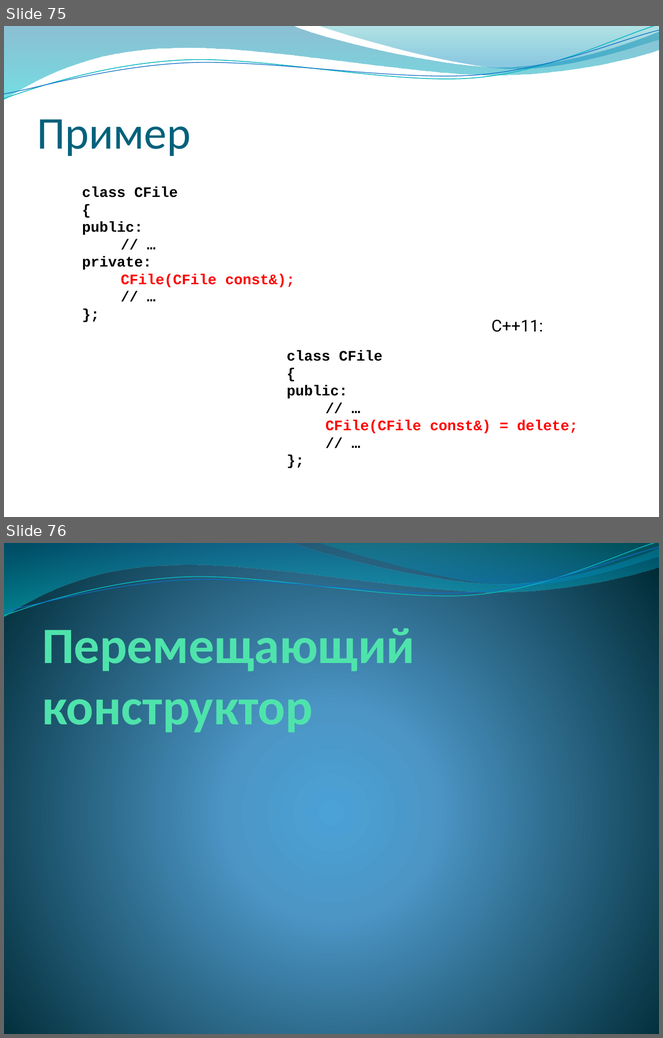
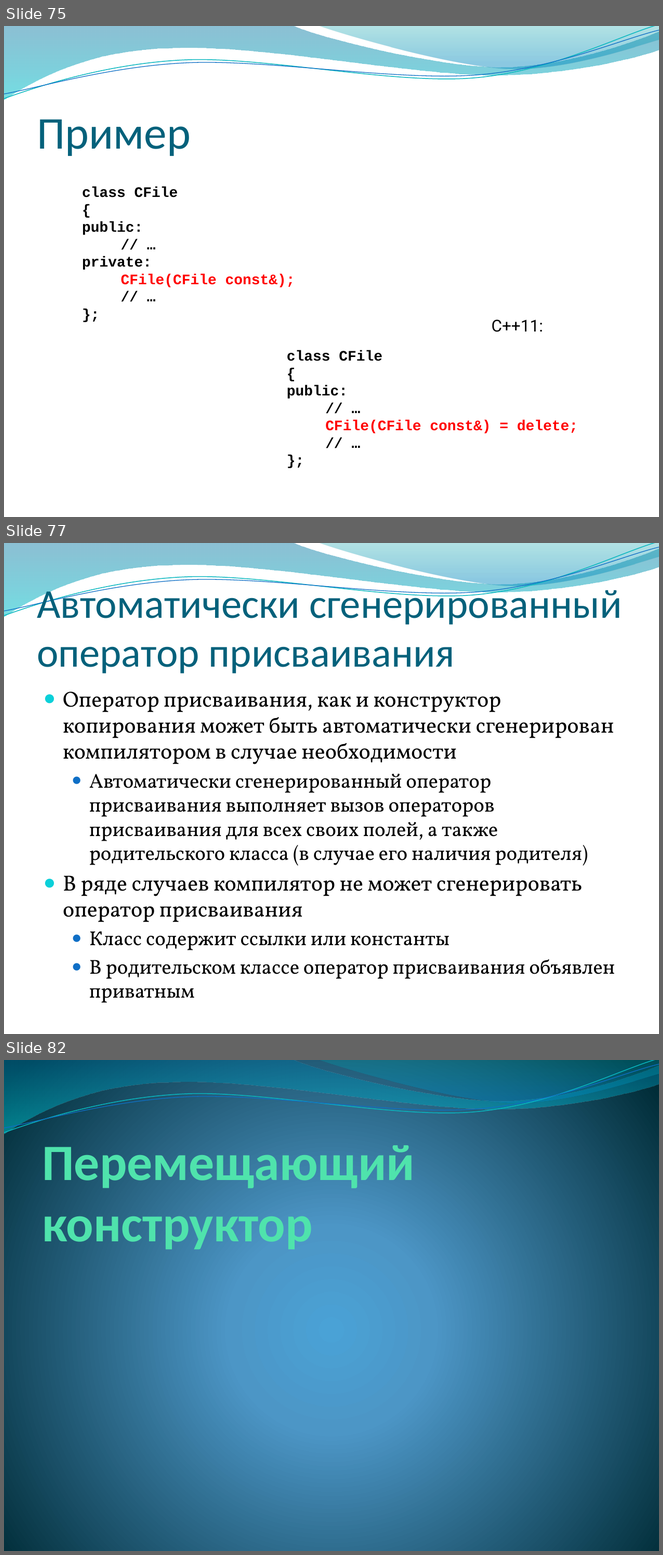
Before and after one commit to alexey-malov/oop, a slide deck: lectures/02/Основы ООП.pptx. Shown one above the other, each under a label of ours: slides 75 and 76 before the commit, slides 75, 77 and 82 after it; the slides between them are not shown. The pictures are 663x1038 and 663x1555 pixels, drawn with LibreOffice and Linux fonts; fonts in the diff are those of the drawing; background and template pictures are left out. Boxes give left, top, right and bottom in pixels: in the first picture for what was removed or moved away, otherwise in the second. Text is boxed around its words. In the diff, an @@ line names an element or a change of style, - is before the commit and + after.

```diff
--- a/lectures/02/Основы ООП.pptx
+++ b/lectures/02/Основы ООП.pptx
@@ slide 77 added at (4,543,659,1034), background picture (left out); not listed: 4 template elements that a slide beside it also shows @@
@@ title added at (37,584,622,674), 45 pt, text #04617B @@
+Автоматически сгенерированный оператор присваивания
@@ text added at (63,692,615,1003), 22.2 pt, text #000000 @@
+● Оператор присваивания, как и конструктор копирования может быть автоматически сгенерирован компилятором в случае необходимости
+  ● Автоматически сгенерированный оператор присваивания выполняет вызов операторов присваивания для всех своих полей, а также родительского класса (в случае его наличия родителя)
+● В ряде случаев компилятор не может сгенерировать оператор присваивания
+  ● Класс содержит ссылки или константы
+  ● В родительском классе оператор присваивания объявлен приватным
@@ what was slide 76 is now slide 82 @@
```
Also in this commit, not shown: 1 slide changed, 10 other slides added, 1 other file.
